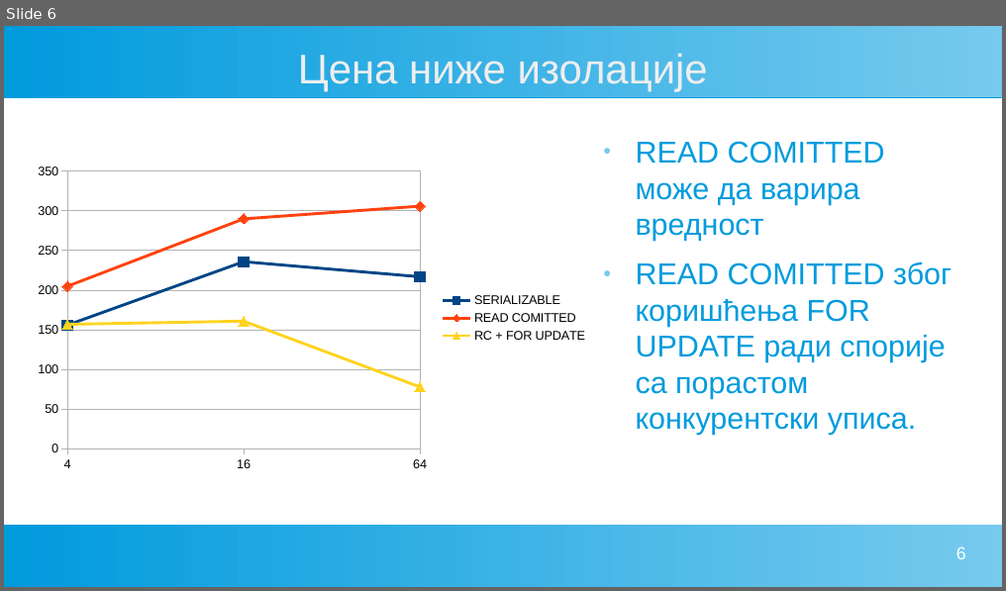
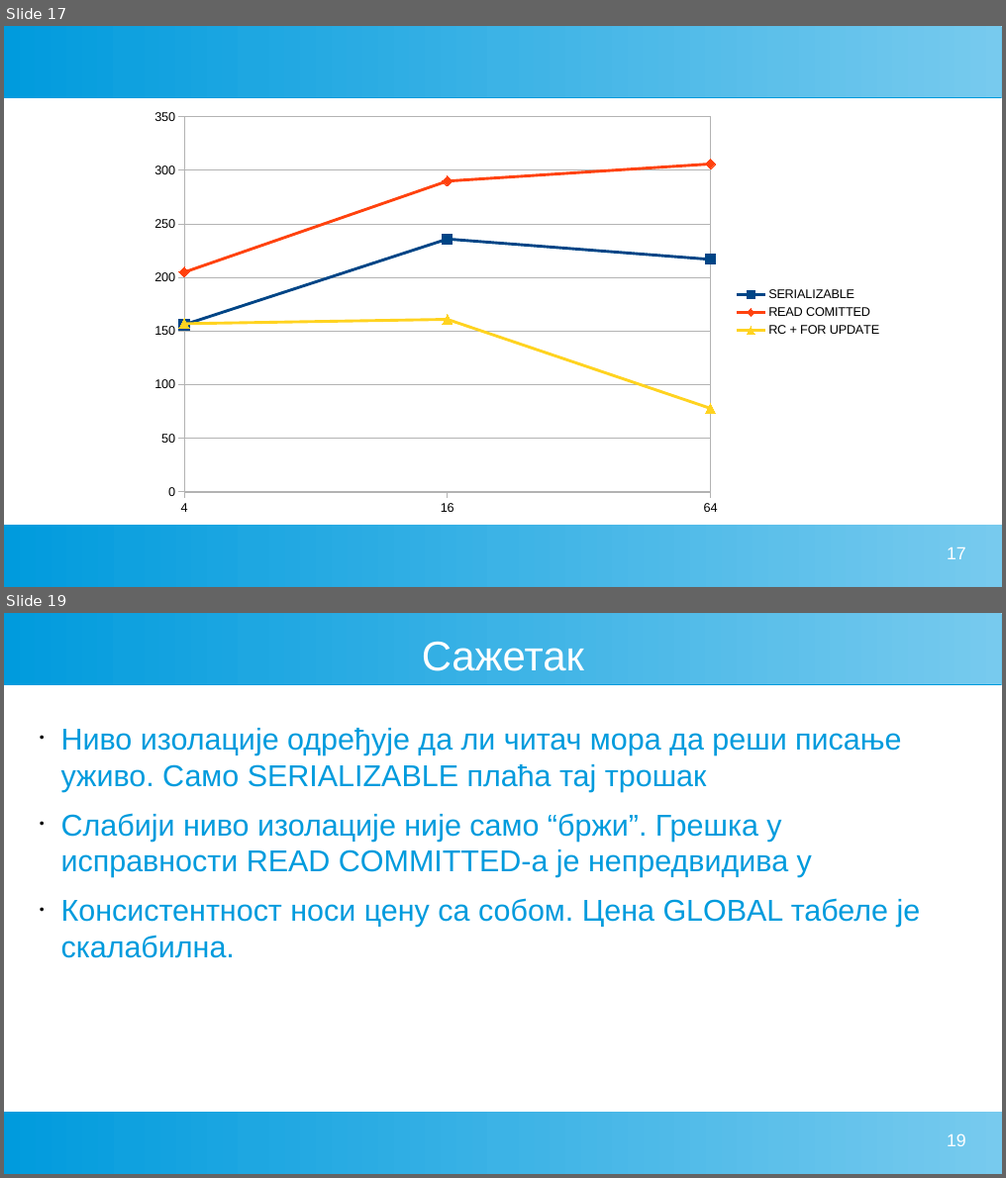
Before and after one commit to AleksaMilojkovic17252/db-seminar-2, a slide deck: seminar.odp. Shown one above the other, each under a label of ours: slide 6 before the commit, slides 17 and 19 after it; the slides between them are not shown. The pictures are 1006x591 and 1006x1178 pixels, drawn with LibreOffice and Linux fonts; fonts in the diff are those of the drawing. Boxes give left, top, right and bottom in pixels: in the first picture for what was removed or moved away, otherwise in the second. Text is boxed around its words. In the diff, an @@ line names an element or a change of style, - is before the commit and + after.

```diff
--- a/seminar.odp
+++ b/seminar.odp
@@ slide 19 added at (4,613,1002,1174), background #FFFFFF; not listed: 2 template elements that a slide beside it also shows @@
@@ title added at (422,642,584,671), 33 pt, text #FFFFFF @@
+Сажетак
@@ text added at (61,728,921,959), 24 pt, text #009BDD @@
+• Ниво изолације одређује да ли читач мора да реши писање уживо. Само SERIALIZABLE плаћа тај трошак
+• Слабији ниво изолације није само “бржи”. Грешка у исправности READ COMMITTED-а је непредвидива у
+• Консистентност носи цену са собом. Цена GLOBAL табеле је скалабилна.
@@ page number added at (946,1134,966,1147), 14 pt, text #FFFFFF @@
+19
@@ what was slide 6 is now slide 17 @@
@@ slide 17 changed as well @@
@@ title removed at (298,53,708,92) @@
-Цена ниже изолације
@@ line chart: place and size @@
-line chart at (27,159,597,478)
+line chart at (140,101,891,524)
@@ text removed at (636,141,951,435) @@
-● READ COMITTED може да варира вредност
-● READ COMITTED због коришћења FOR UPDATE ради спорије са порастом конкурентски уписа.
@@ page number at (946,548,966,560): text changed @@
-6
+17
```
Also in this commit, not shown: 1 other slide changed, 17 other slides added, 6 slides removed, 1 other file.
